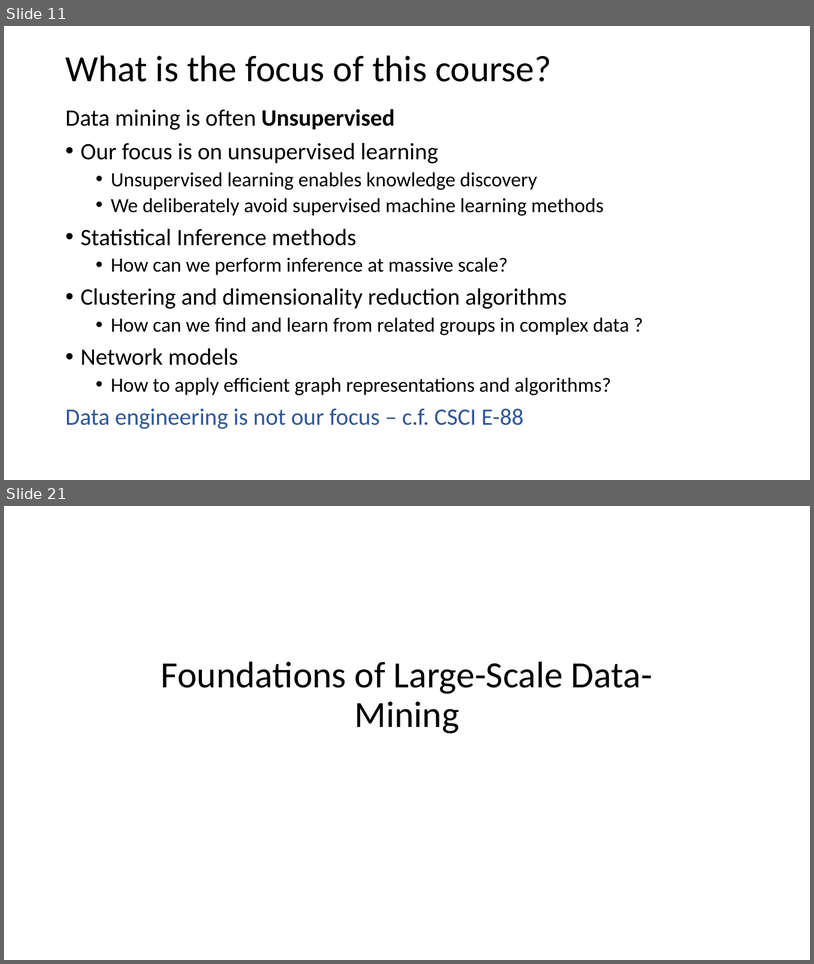
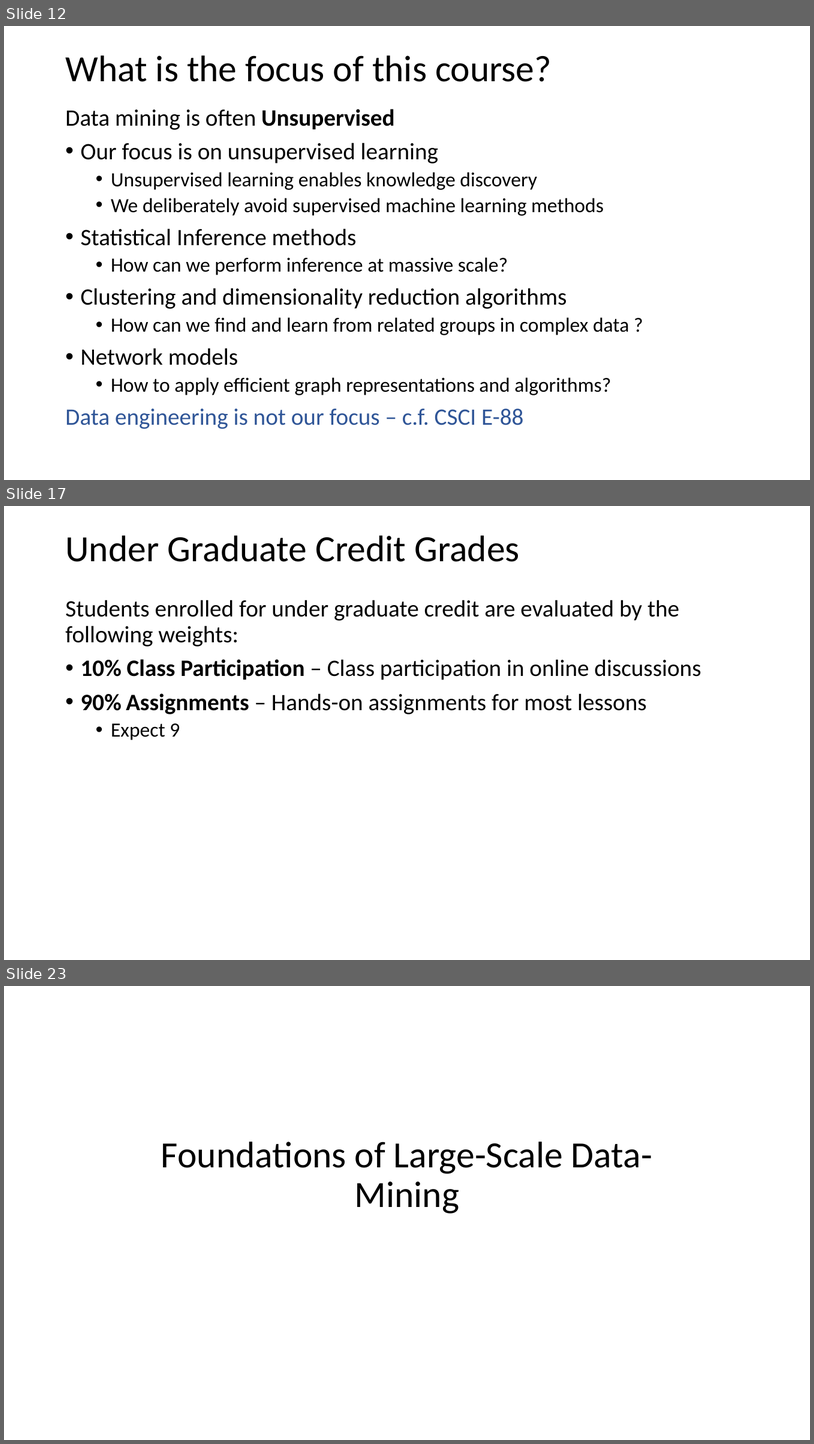
Before and after one commit to StephenElston/CSCI-E-108, a slide deck: slides/1_Introduction.pptx. Shown one above the other, each under a label of ours: slides 11 and 21 before the commit, slides 12, 17 and 23 after it; the slides between them are not shown. The pictures are 814x964 and 814x1444 pixels, drawn with LibreOffice and Linux fonts; fonts in the diff are those of the drawing. Boxes give left, top, right and bottom in pixels: in the first picture for what was removed or moved away, otherwise in the second. Text is boxed around its words. In the diff, an @@ line names an element or a change of style, - is before the commit and + after.

```diff
--- a/slides/1_Introduction.pptx
+++ b/slides/1_Introduction.pptx
@@ slide 17 added at bbox=[4, 506, 810, 960], background #FFFFFF @@
@@ text added at bbox=[65, 535, 520, 562], 44 pt, text #000000 @@
+Under Graduate Credit Grades
@@ text added at bbox=[65, 600, 701, 740], 28 pt, text #000000 @@
+Students enrolled for under graduate credit are evaluated by the following weights:
+• 10% Class Participation – Class participation in online discussions
+• 90% Assignments – Hands-on assignments for most lessons
+  • Expect 9
@@ what was slide 11 is now slide 12 @@
@@ what was slide 21 is now slide 23 @@
```
Also in this commit, not shown: 11 slides changed, 1 other slide added.
